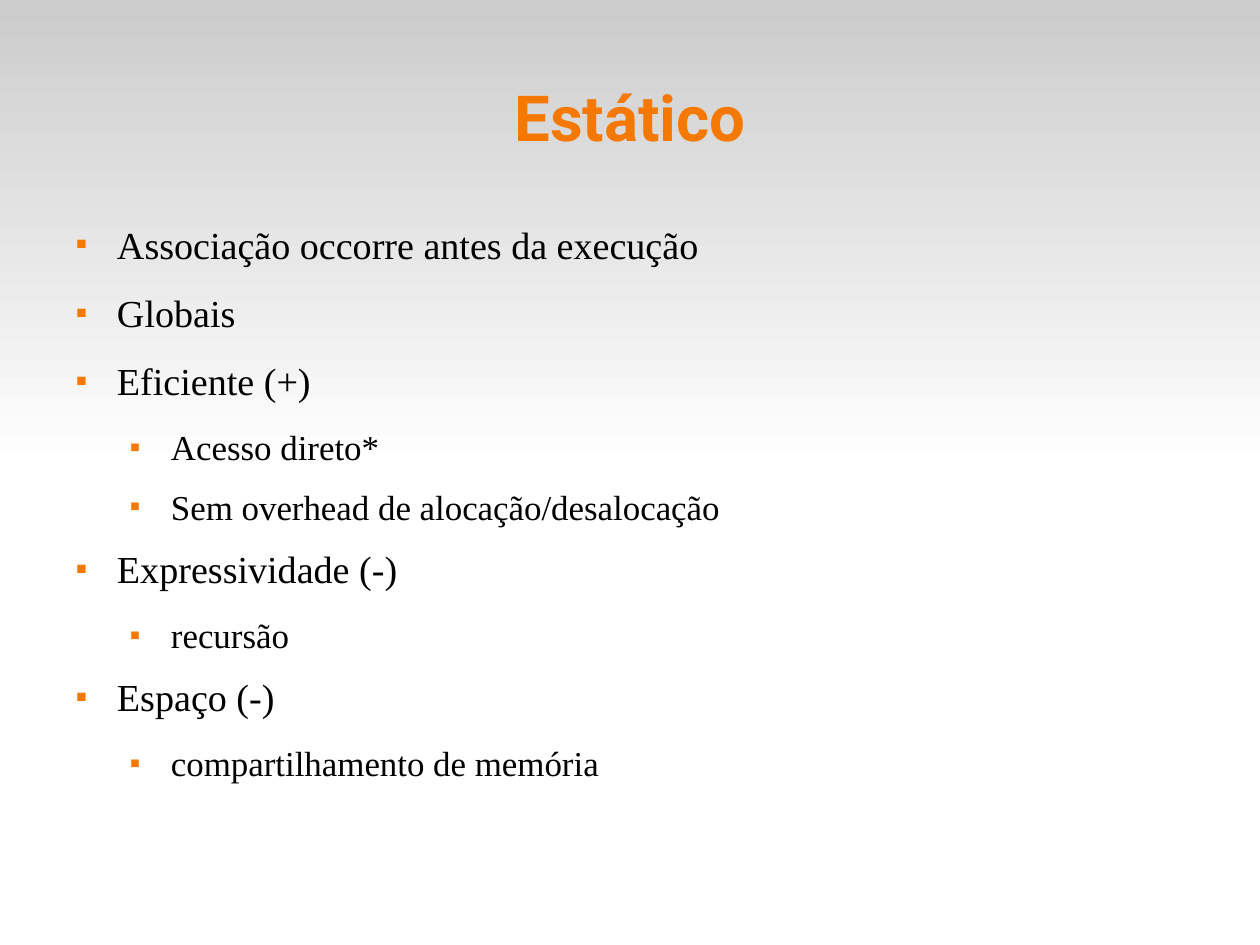
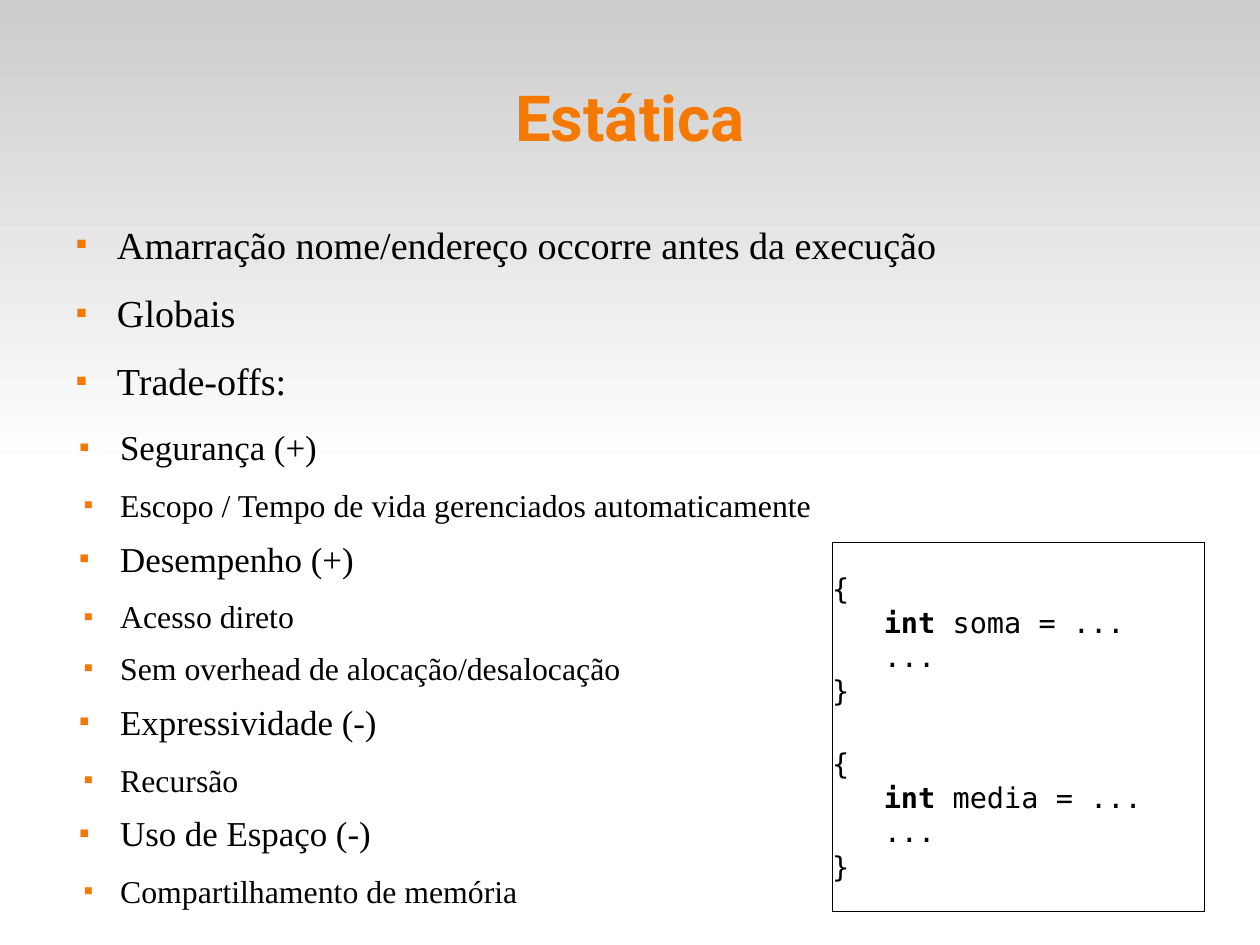
Before and after one commit to fsantanna-uerj/EDL, a slide deck: slide 14 of slides/edl-03-life.odp (slide 10 before the commit). Drawn at 1260x945 pixels with LibreOffice and Linux fonts; fonts in the diff are those of the drawing. Boxes give left, top, right and bottom in pixels: in the first picture for what was removed or moved away, otherwise in the second. Text is boxed around its words. In the diff, an @@ line names an element or a change of style, - is before the commit and + after.

```diff
--- a/slides/edl-03-life.odp
+++ b/slides/edl-03-life.odp
@@ title at (x1=515, y1=93, x2=744, y2=142): text changed @@
-Estático
+Estática
@@ text at (x1=117, y1=232, x2=937, y2=266): text changed @@
-■ Associação occorre antes da execução
+■ Amarração nome/endereço occorre antes da execução
@@ text at (x1=117, y1=368, x2=811, y2=629): text changed; size 22 to 20 pt @@
-■ Eficiente (+)
-  ■ Acesso direto*
+■ Trade-offs:
+  ■ Segurança (+)
+    ■ Escopo / Tempo de vida gerenciados automaticamente
+  ■ Desempenho (+)
+    ■ Acesso direto
@@ rectangle added at (x1=832, y1=543, x2=1205, y2=912), fill #FFFFFF, outline #000000 0 pt, 18 pt, text #000000 @@
+{
+int soma = ...
+...
+}
+{
+int media = ...
+...
+}
@@ text at (x1=120, y1=658, x2=620, y2=742): size 22 to 20 pt in "Sem overhead de alocação/desalocação"; size 24 to 22 pt in "Expressividade (-)"; list level 2 to 3 in "Sem overhead de alocação/desalocação"; list level 1 to 2 in "Expressividade (-)" @@
@@ text at (x1=120, y1=770, x2=328, y2=854): text changed; size 22 to 20 pt @@
-  ■ recursão
-■ Espaço (-)
-  ■ compartilhamento de memória
+    ■ Recursão
+  ■ Uso de Espaço (-)
+    ■ Compartilhamento de memória
```
Also in this commit, not shown: 12 other slides changed, 7 slides added, 2 slides removed, 3 other files.
